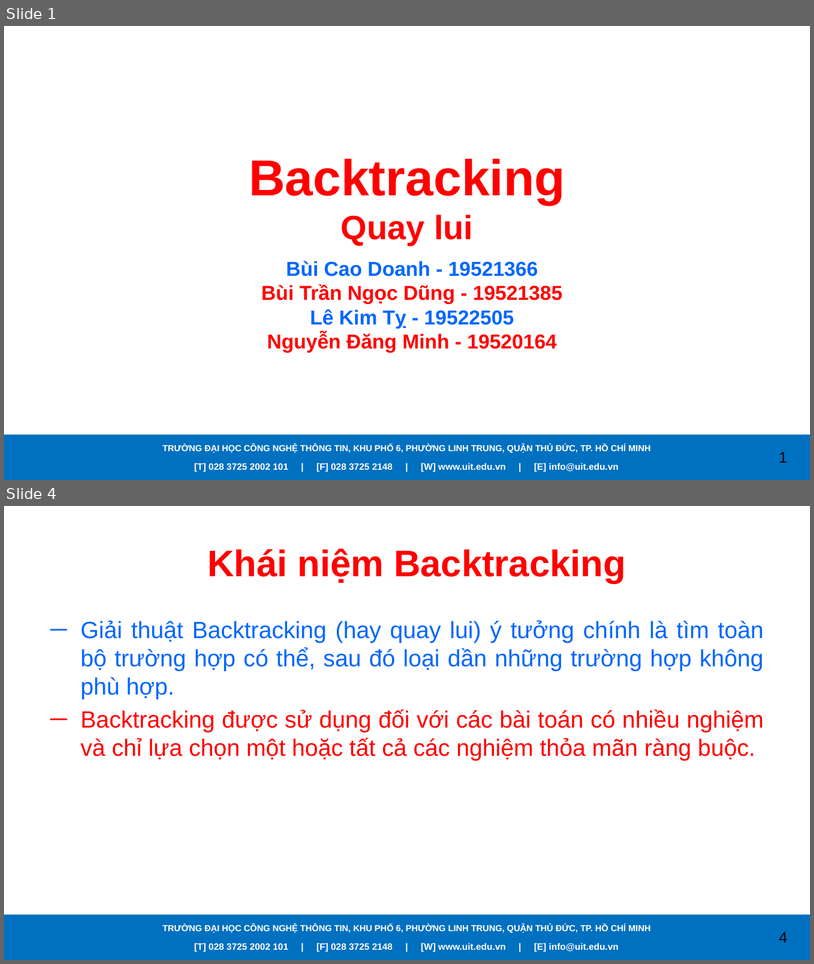
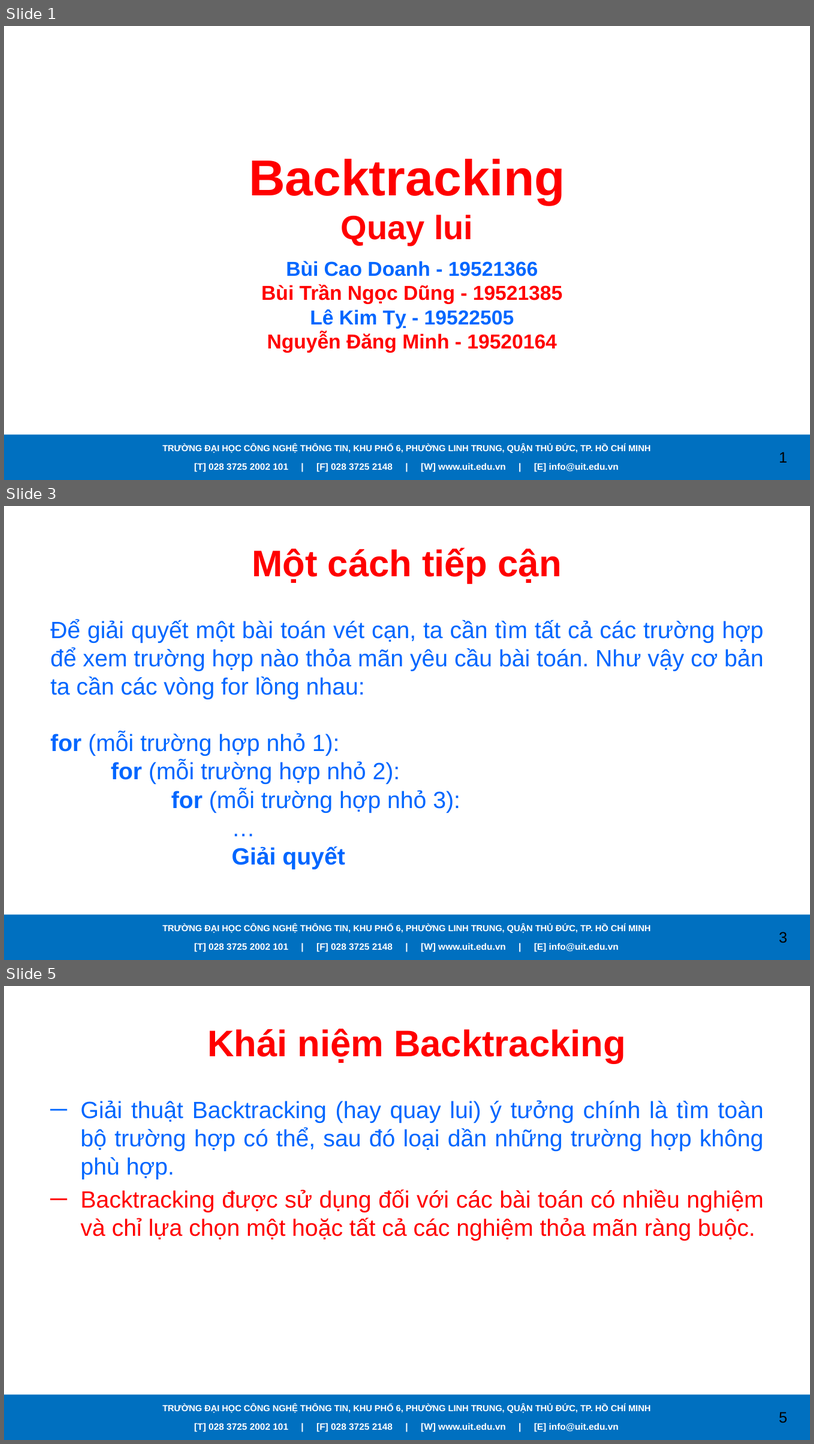
Before and after one commit to caodoanh2001/CS112.L21.KHMT, a slide deck: Seminar/Backtracking.pptx. Shown one above the other, each under a label of ours: slides 1 and 4 before the commit, slides 1, 3 and 5 after it; the slides between them are not shown. The pictures are 814x964 and 814x1444 pixels, drawn with LibreOffice and Linux fonts; fonts in the diff are those of the drawing; background and template pictures are left out. Boxes give left, top, right and bottom in pixels: in the first picture for what was removed or moved away, otherwise in the second. Text is boxed around its words. In the diff, an @@ line names an element or a change of style, - is before the commit and + after.

```diff
--- a/Seminar/Backtracking.pptx
+++ b/Seminar/Backtracking.pptx
@@ slide 3 added at (4, 506, 810, 960), background picture (left out); not listed: 4 template elements that a slide beside it also shows @@
@@ title added at (252, 547, 562, 583), 44 pt, text #FF0000, bold @@
+Một cách tiếp cận
@@ text added at (50, 619, 764, 869), 28 pt, text #0066FF @@
+Để giải quyết một bài toán vét cạn, ta cần tìm tất cả các trường hợp để xem trường hợp nào thỏa mãn yêu cầu bài toán. Như vậy cơ bản ta cần các vòng for lồng nhau:
+for (mỗi trường hợp nhỏ 1):
+for (mỗi trường hợp nhỏ 2):
+for (mỗi trường hợp nhỏ 3):
+…
+Giải quyết
@@ what was slide 4 is now slide 5 @@
@@ page number at (779, 1411, 788, 1423): text changed @@
-4
+5
```
Also in this commit, not shown: 8 slides changed, 3 other slides added, 2 slides removed.
